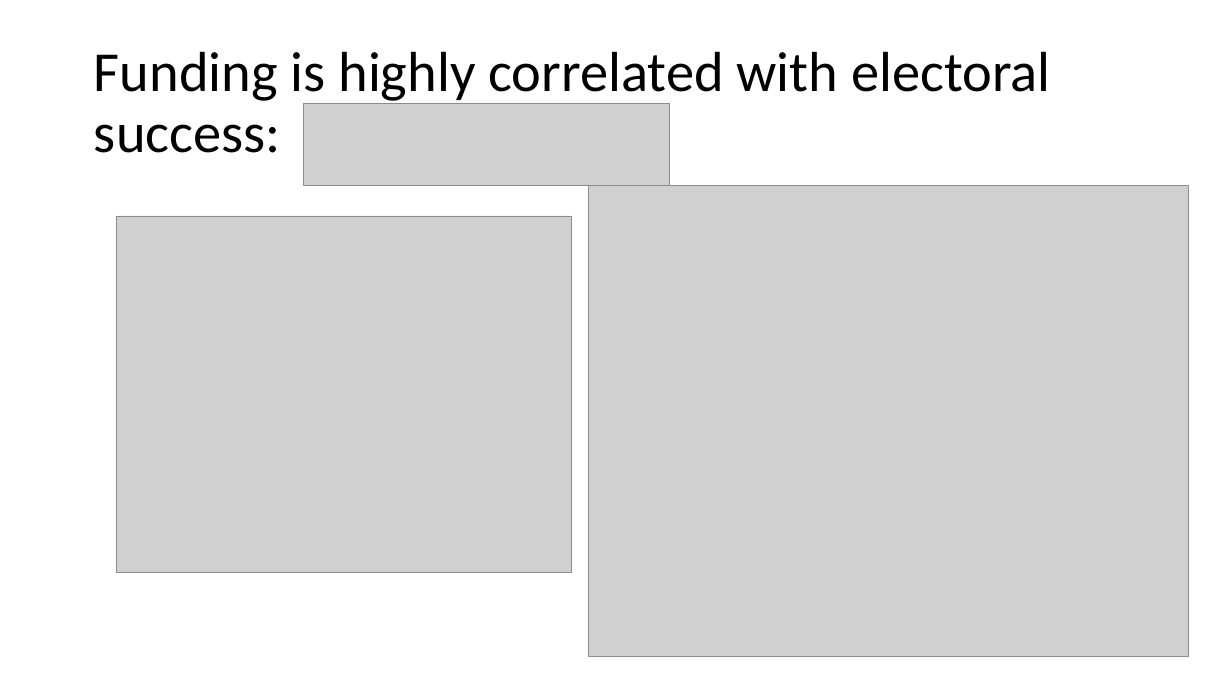
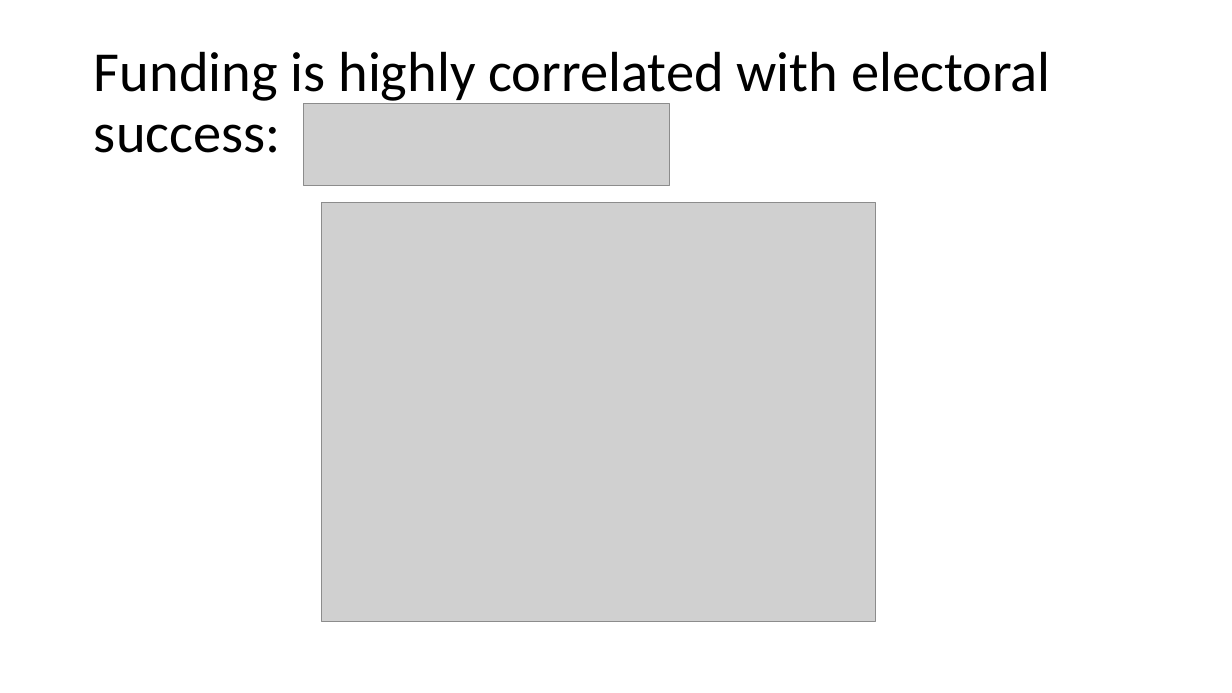
Before and after one commit to arifyali/50-percent-Chance-of-Awesome, a slide deck: slide 3 of Josh Slides.pptx. Drawn at 1232x693 pixels with LibreOffice and Linux fonts; fonts in the diff are those of the drawing; grey boxes stand for pictures. Boxes give left, top, right and bottom in pixels: in the first picture for what was removed or moved away, otherwise in the second. Text is boxed around its words. In the diff, an @@ line names an element or a change of style, - is before the commit and + after.

```diff
--- a/Josh Slides.pptx
+++ b/Josh Slides.pptx
@@ picture: place and size @@
-picture at bbox=[116, 216, 572, 573]
+picture at bbox=[322, 202, 875, 622]
@@ picture removed at bbox=[589, 186, 1189, 656] @@
```
Also in this commit, not shown: 2 other slides changed, 1 other file.
